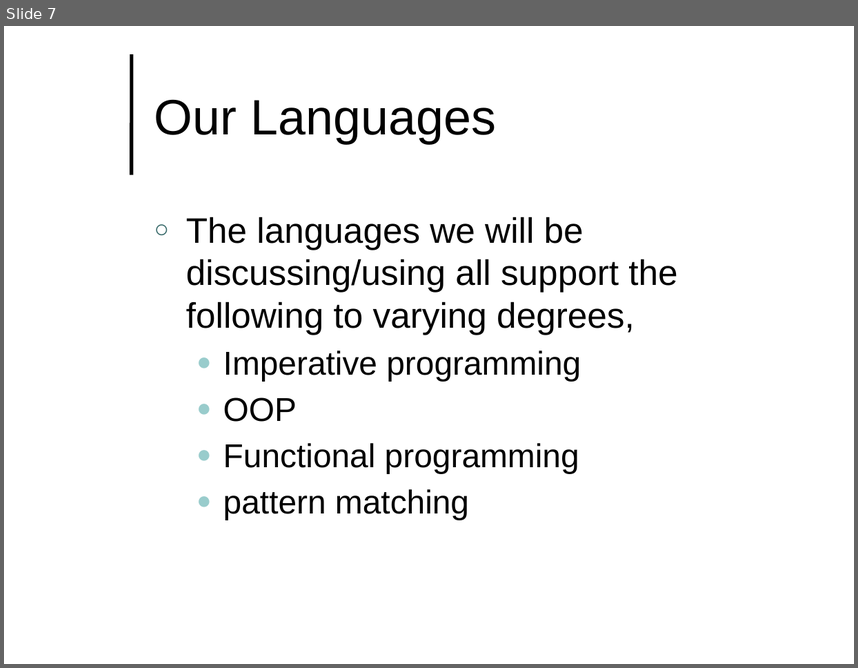
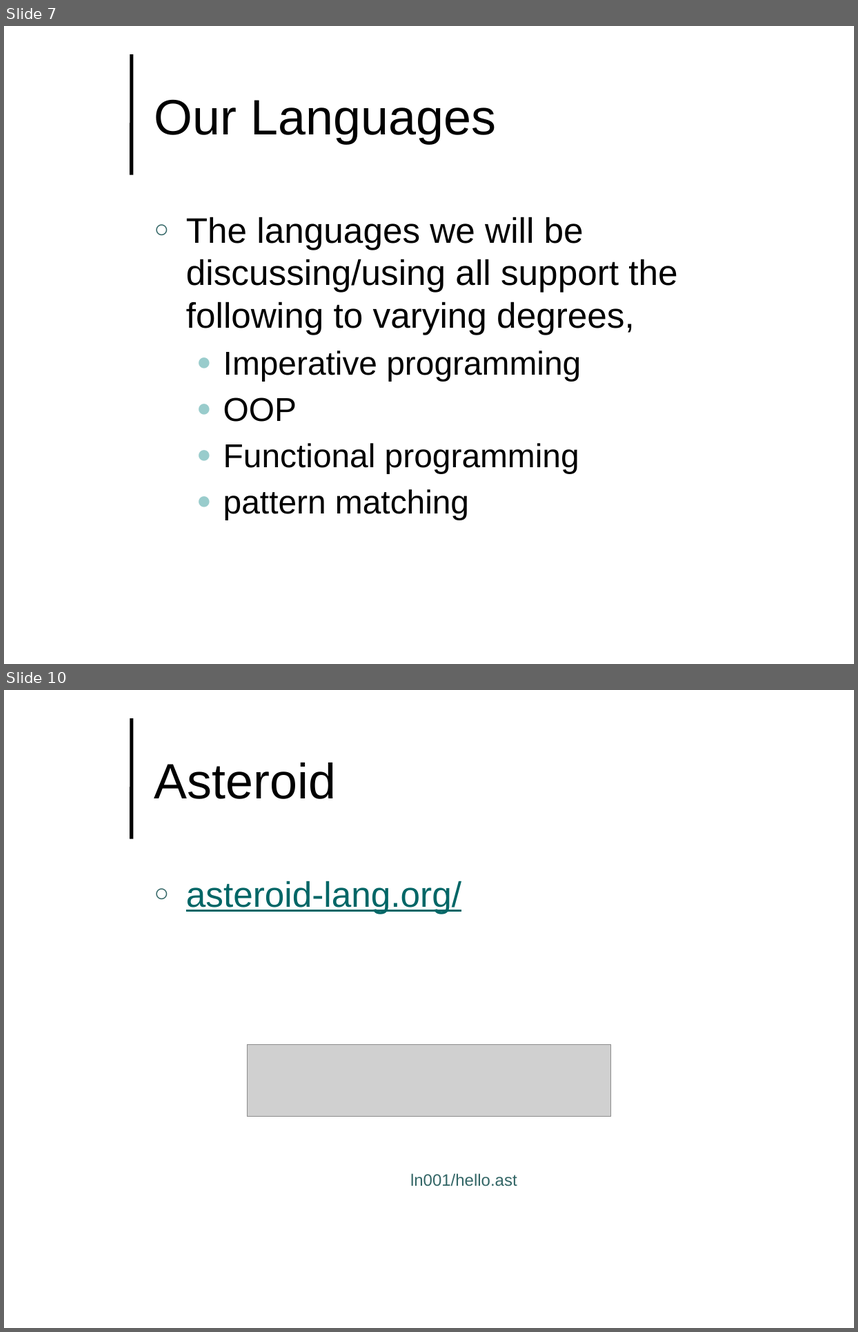
Before and after one commit to lutzhamel/CSC493, a slide deck: notes/csc493-ln001.pptx. Shown one above the other, each under a label of ours: slide 7 before the commit, slides 7 and 10 after it; the slides between them are not shown. The pictures are 858x668 and 858x1332 pixels, drawn with LibreOffice and Linux fonts; fonts in the diff are those of the drawing; grey boxes stand for pictures; background and template pictures are left out. Boxes give left, top, right and bottom in pixels: in the first picture for what was removed or moved away, otherwise in the second. Text is boxed around its words. In the diff, an @@ line names an element or a change of style, - is before the commit and + after.

```diff
--- a/notes/csc493-ln001.pptx
+++ b/notes/csc493-ln001.pptx
@@ slide 10 added at bbox=[4, 690, 854, 1328], background #FFFFFF; not listed: 1 template element that a slide beside it also shows @@
@@ title added at bbox=[154, 762, 337, 799], 42 pt, text #000000 @@
+Asteroid
@@ text added at bbox=[186, 880, 461, 914], 30 pt, text #006666, underline @@
+○ asteroid-lang.org/
@@ picture added at bbox=[247, 1045, 611, 1116] @@
@@ text added at bbox=[410, 1173, 517, 1186], 14 pt, text #336666 @@
+ln001/hello.ast
```
Also in this commit, not shown: 2 other slides added, 1 slide removed, 6 other files.
